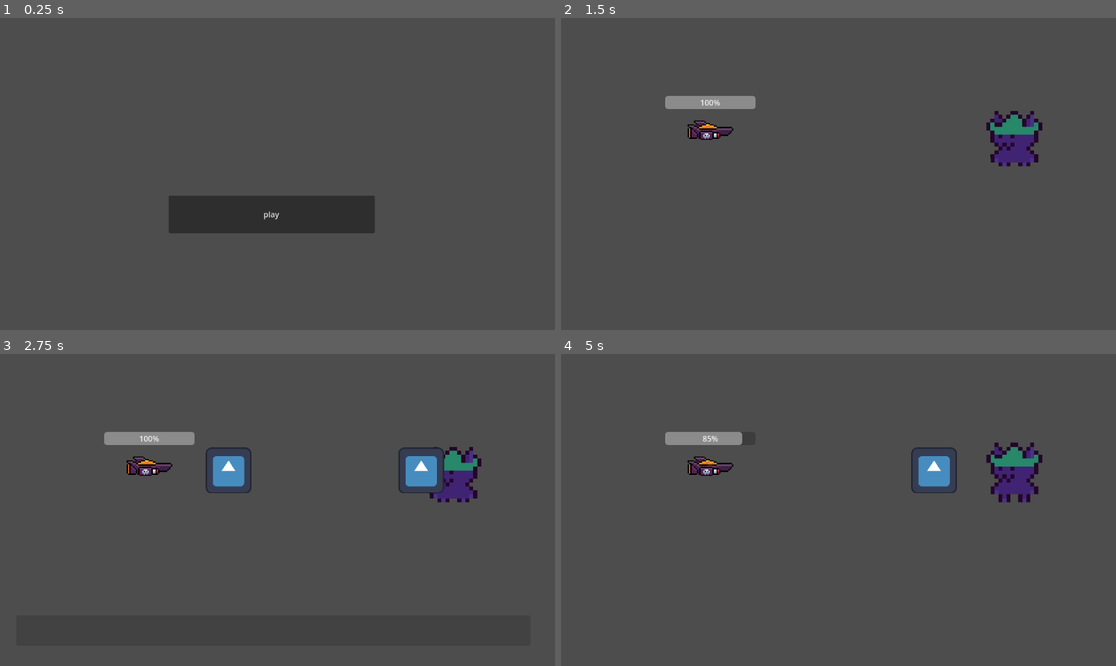
Above: before the commit, frames 1-4 (two rows, left to right).
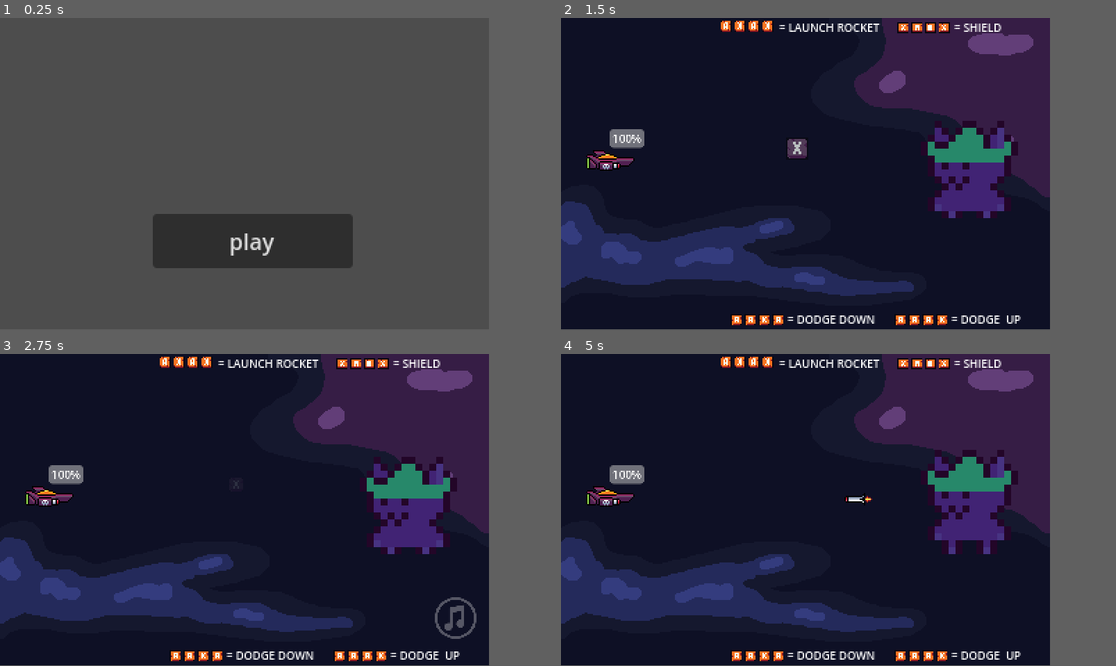
Above: after the commit, the same moments.

Repository: suddenbackward/versionsonV1
Game: Godot game, scene res://Scenes/main_menu.tscn
The game is run twice, just before and just after one commit, with the same random seed, the same clock (stepped at 60 frames per second) and the same inputs. The engine's default icon, where the game draws it, is replaced by a stand-in: a white triangle on a blue panel in a dark square.
Inputs:
- Up to frame 1 (0.25 s): no input
- Up to frame 2 (1.5 s): click "play" at 0.5 s; tap Enter at 1.25 s; tap X at 1.35 s
- Up to frame 3 (2.75 s): tap E at 1.55, 2.1 s; hold A from 2.03 s (still down); tap X at 2.3 s
- Up to frame 4 (5 s): release A at 2.78 s; tap X at 2.85, 3.8, 4.35 s; tap E at 3.05, 3.6, 4.55 s; hold A from 4.28 s (still down)
In our replay, the window is 799x449 before the commit and 704x448 after it. These sizes can differ from the game's own. Grey fills any space a smaller window leaves; there, only what the larger window draws over its background counts as a difference.

The runs differ from the first frame. In frame 1, 6.5% of the frame differs, in the area x 27-68%, y 57-81%; in frame 2, 88%; in frame 3, 87%; in frame 4, 88%, in the area x 0-89%, y 0-100%.

Commit message:
added sprites and better input display handling

Diff:
--- a/Scenes/input_key.tscn
+++ b/Scenes/input_key.tscn
@@ -1,10 +1,16 @@
-[gd_scene load_steps=3 format=3 uid="uid://c41g80u7m38gk"]
+[gd_scene load_steps=4 format=3 uid="uid://c41g80u7m38gk"]
 
 [ext_resource type="Texture2D" uid="uid://b7kp34l6jddug" path="res://Sprites/input_success.png" id="1_lhd27"]
 [ext_resource type="Script" path="res://Scripts/input_key.gd" id="2_f4ya4"]
+[ext_resource type="Script" path="res://Scripts/input_sound.gd" id="3_4tvm1"]
 
 [node name="InputKey" type="Sprite2D"]
+position = Vector2(154, 78)
+scale = Vector2(1.2, 1.2)
 texture = ExtResource("1_lhd27")
 region_enabled = true
 region_rect = Rect2(0, 0, 16, 16)
 script = ExtResource("2_f4ya4")
+
+[node name="InputSound" type="AudioStreamPlayer" parent="."]
+script = ExtResource("3_4tvm1")
--- a/Scenes/laser.tscn
+++ b/Scenes/laser.tscn
@@ -1,10 +1,67 @@
-[gd_scene load_steps=4 format=3 uid="uid://bcmfqttvywd4"]
+[gd_scene load_steps=12 format=3 uid="uid://bcmfqttvywd4"]
 
 [ext_resource type="Script" path="res://Scripts/laser.gd" id="1_u50h0"]
-[ext_resource type="Texture2D" uid="uid://oqilnv4cguku" path="res://icon.svg" id="2_nxu5g"]
+[ext_resource type="Texture2D" uid="uid://qfbehfsw2yhv" path="res://Sprites/rocket.png" id="2_c162e"]
 
 [sub_resource type="CircleShape2D" id="CircleShape2D_h08k7"]
-radius = 48.3011
+radius = 12.0416
+
+[sub_resource type="AtlasTexture" id="AtlasTexture_0jg16"]
+atlas = ExtResource("2_c162e")
+region = Rect2(0, 0, 32, 16)
+
+[sub_resource type="AtlasTexture" id="AtlasTexture_q4lal"]
+atlas = ExtResource("2_c162e")
+region = Rect2(32, 0, 32, 16)
+
+[sub_resource type="AtlasTexture" id="AtlasTexture_2unpv"]
+atlas = ExtResource("2_c162e")
+region = Rect2(64, 0, 32, 16)
+
+[sub_resource type="AtlasTexture" id="AtlasTexture_nduwu"]
+atlas = ExtResource("2_c162e")
+region = Rect2(96, 0, 32, 16)
+
+[sub_resource type="AtlasTexture" id="AtlasTexture_qu7o2"]
+atlas = ExtResource("2_c162e")
+region = Rect2(128, 0, 32, 16)
+
+[sub_resource type="AtlasTexture" id="AtlasTexture_n7d18"]
+atlas = ExtResource("2_c162e")
+region = Rect2(160, 0, 32, 16)
+
+[sub_resource type="AtlasTexture" id="AtlasTexture_qsvn6"]
+atlas = ExtResource("2_c162e")
+region = Rect2(192, 0, 32, 16)
+
+[sub_resource type="SpriteFrames" id="SpriteFrames_jjg2a"]
+animations = [{
+"frames": [{
+"duration": 1.0,
+"texture": SubResource("AtlasTexture_0jg16")
+}, {
+"duration": 1.0,
+"texture": SubResource("AtlasTexture_q4lal")
+}, {
+"duration": 1.0,
+"texture": SubResource("AtlasTexture_2unpv")
+}, {
+"duration": 1.0,
+"texture": SubResource("AtlasTexture_nduwu")
+}, {
+"duration": 1.0,
+"texture": SubResource("AtlasTexture_qu7o2")
+}, {
+"duration": 1.0,
+"texture": SubResource("AtlasTexture_n7d18")
+}, {
+"duration": 1.0,
+"texture": SubResource("AtlasTexture_qsvn6")
+}],
+"loop": true,
+"name": &"default",
+"speed": 5.0
+}]
 
 [node name="Laser" type="Area2D"]
 script = ExtResource("1_u50h0")
@@ -12,7 +69,7 @@
 [node name="CollisionShape2D" type="CollisionShape2D" parent="."]
 shape = SubResource("CircleShape2D_h08k7")
 
-[node name="Sprite2D" type="Sprite2D" parent="."]
-position = Vector2(-1.90735e-06, 1.90735e-06)
-scale = Vector2(0.742188, 0.742188)
-texture = ExtResource("2_nxu5g")
+[node name="AnimatedSprite2D" type="AnimatedSprite2D" parent="."]
+rotation = 3.14159
+sprite_frames = SubResource("SpriteFrames_jjg2a")
+autoplay = "default"
--- a/Scenes/main_menu.tscn
+++ b/Scenes/main_menu.tscn
@@ -12,9 +12,9 @@
 
 [node name="Button" type="Button" parent="."]
 layout_mode = 0
-offset_left = 350.0
-offset_top = 369.0
-offset_right = 778.0
-offset_bottom = 447.0
+offset_left = 110.0
+offset_top = 141.0
+offset_right = 254.0
+offset_bottom = 180.0
 text = "play"
 script = ExtResource("1_xapqj")
--- a/Scenes/node_2d.tscn
+++ b/Scenes/node_2d.tscn
@@ -1,18 +1,59 @@
-[gd_scene load_steps=16 format=3 uid="uid://d0dqpb3ktk2ij"]
+[gd_scene load_steps=27 format=3 uid="uid://d0dqpb3ktk2ij"]
 
 [ext_resource type="Script" path="res://Scripts/main.gd" id="1_dp077"]
+[ext_resource type="Texture2D" uid="uid://cuvwmc4gb45a0" path="res://Sprites/background.png" id="2_ujmm0"]
 [ext_resource type="AudioStream" uid="uid://dph2ktqdkelst" path="res://Sounds/looming.wav" id="2_y2i4i"]
-[ext_resource type="Texture2D" uid="uid://bnsyfwsbgmtle" path="res://Sprites/spaceship.png" id="3_ogdgn"]
 [ext_resource type="Script" path="res://Scripts/player.gd" id="3_xeqbp"]
 [ext_resource type="Texture2D" uid="uid://b7egl7w2mjh1n" path="res://Frames/prplcat3.png" id="3_ybe8l"]
 [ext_resource type="Script" path="res://Scripts/progress_bar.gd" id="5_3fpsl"]
+[ext_resource type="Texture2D" uid="uid://ddmrj6psaiir8" path="res://Sprites/idle.png" id="5_uvjbo"]
 [ext_resource type="Script" path="res://Scripts/enemy.gd" id="6_7ob1a"]
 [ext_resource type="Script" path="res://Scripts/beat_timer.gd" id="6_oevdq"]
 [ext_resource type="Script" path="res://Scripts/rythm_bar.gd" id="6_w8jrg"]
-[ext_resource type="Script" path="res://Scripts/input_sound.gd" id="8_01vdw"]
+[ext_resource type="Texture2D" uid="uid://cw88ujlahhjrw" path="res://Sprites/input_attack.png" id="12_kas7k"]
+[ext_resource type="Texture2D" uid="uid://djd2guly3oxbp" path="res://Sprites/white_musicOn.png" id="12_uw83d"]
+[ext_resource type="Texture2D" uid="uid://86rsb7tmjcqa" path="res://Sprites/input_dodge_down.png" id="13_5g4uu"]
+[ext_resource type="Texture2D" uid="uid://b8drw7wgxvkvw" path="res://Sprites/input_dodge_up.png" id="14_ul7yo"]
+[ext_resource type="Texture2D" uid="uid://cnqqtvlj4ysia" path="res://Sprites/input_shield.png" id="15_blxpr"]
+
+[sub_resource type="LabelSettings" id="LabelSettings_i4e32"]
+line_spacing = 0.0
+font_size = 8
 
 [sub_resource type="RectangleShape2D" id="RectangleShape2D_44moi"]
-size = Vector2(96, 71)
+size = Vector2(38, 22)
+
+[sub_resource type="AtlasTexture" id="AtlasTexture_2n3s8"]
+atlas = ExtResource("5_uvjbo")
+region = Rect2(0, 0, 48, 32)
+
+[sub_resource type="AtlasTexture" id="AtlasTexture_hmgwh"]
+atlas = ExtResource("5_uvjbo")
+region = Rect2(48, 0, 48, 32)
+
+[sub_resource type="AtlasTexture" id="AtlasTexture_kalqp"]
+atlas = ExtResource("5_uvjbo")
+region = Rect2(96, 0, 48, 32)
+
+[sub_resource type="SpriteFrames" id="SpriteFrames_7vjrr"]
+animations = [{
+"frames": [{
+"duration": 1.0,
+"texture": SubResource("AtlasTexture_2n3s8")
+}, {
+"duration": 1.0,
+"texture": SubResource("AtlasTexture_hmgwh")
+}, {
+"duration": 1.0,
+"texture": SubResource("AtlasTexture_2n3s8")
+}, {
+"duration": 1.0,
+"texture": SubResource("AtlasTexture_kalqp")
+}],
+"loop": true,
+"name": &"default",
+"speed": 5.0
+}]
 
 [sub_resource type="AtlasTexture" id="AtlasTexture_qjv1c"]
 atlas = ExtResource("3_ybe8l")
@@ -37,19 +78,109 @@
 }]
 
 [sub_resource type="RectangleShape2D" id="RectangleShape2D_t8ley"]
-size = Vector2(105, 124)
+size = Vector2(71.5, 83)
+
+[sub_resource type="StyleBoxTexture" id="StyleBoxTexture_1b1nq"]
+texture = ExtResource("12_uw83d")
 
 [node name="Main" type="Node2D"]
 script = ExtResource("1_dp077")
 
+[node name="TextureRect" type="TextureRect" parent="."]
+light_mask = 0
+offset_right = 352.0
+offset_bottom = 224.0
+texture = ExtResource("2_ujmm0")
+
+[node name="Control" type="Control" parent="."]
+layout_mode = 3
+anchors_preset = 0
+offset_left = 115.0
+offset_top = 3.0
+offset_right = 349.0
+offset_bottom = 222.0
+
+[node name="Label" type="Label" parent="Control"]
+layout_mode = 0
+offset_left = 42.0
+offset_top = -2.0
+offset_right = 116.0
+offset_bottom = 10.0
+text = "= launch rocket"
+label_settings = SubResource("LabelSettings_i4e32")
+uppercase = true
+
+[node name="TextureRect" type="TextureRect" parent="Control"]
+layout_mode = 0
+offset_top = -1.0
+offset_right = 76.0
+offset_bottom = 15.0
+scale = Vector2(0.5, 0.5)
+texture = ExtResource("12_kas7k")
+stretch_mode = 2
+
+[node name="TextureRect2" type="TextureRect" parent="Control"]
+layout_mode = 0
+offset_left = 7.0
+offset_top = 210.0
+offset_right = 83.0
+offset_bottom = 226.0
+scale = Vector2(0.5, 0.5)
+texture = ExtResource("13_5g4uu")
+stretch_mode = 2
+
+[node name="TextureRect3" type="TextureRect" parent="Control"]
+layout_mode = 0
+offset_left = 125.0
+offset_top = 210.0
+offset_right = 201.0
+offset_bottom = 226.0
+scale = Vector2(0.5, 0.5)
+texture = ExtResource("14_ul7yo")
+stretch_mode = 2
+
+[node name="TextureRect4" type="TextureRect" parent="Control"]
+layout_mode = 0
+offset_left = 127.0
+offset_right = 203.0
+offset_bottom = 16.0
+scale = Vector2(0.5, 0.5)
+texture = ExtResource("15_blxpr")
+stretch_mode = 2
+
+[node name="Label2" type="Label" parent="Control"]
+layout_mode = 0
+offset_left = 168.0
+offset_top = -2.0
+offset_right = 242.0
+offset_bottom = 10.0
+text = "= shield"
+label_settings = SubResource("LabelSettings_i4e32")
+uppercase = true
+
+[node name="Label3" type="Label" parent="Control"]
+layout_mode = 0
+offset_left = 48.0
+offset_top = 208.0
+offset_right = 122.0
+offset_bottom = 220.0
+text = "= dodge down"
+label_settings = SubResource("LabelSettings_i4e32")
+uppercase = true
+
+[node name="Label4" type="Label" parent="Control"]
+layout_mode = 0
+offset_left = 166.0
+offset_top = 208.0
+offset_right = 240.0
+offset_bottom = 220.0
+text = "= dodge  up"
+label_settings = SubResource("LabelSettings_i4e32")
+uppercase = true
+
 [node name="Player" type="CharacterBody2D" parent="."]
-position = Vector2(310, 236)
+position = Vector2(35, 104)
 script = ExtResource("3_xeqbp")
-
-[node name="Sprite2D" type="Sprite2D" parent="Player"]
-position = Vector2(-0.999996, 1)
-scale = Vector2(2.71875, 2.71875)
-texture = ExtResource("3_ogdgn")
 
 [node name="CollisionShape2D" type="CollisionShape2D" parent="Player"]
 shape = SubResource("RectangleShape2D_44moi")
@@ -60,44 +191,30 @@
 anchor_top = -3.673
 anchor_right = 10.685
 anchor_bottom = -1.986
-offset_left = -94.0
-offset_top = -74.0
-offset_right = 94.0
-offset_bottom = -47.0
+offset_top = -24.0
+offset_right = 50.0
+offset_bottom = 3.0
+scale = Vector2(0.5, 0.5)
 script = ExtResource("5_3fpsl")
 player = NodePath("..")
 metadata/_edit_use_anchors_ = true
 
-[node name="RythmBar" type="Panel" parent="Player"]
-offset_left = -276.0
-offset_top = 307.0
-offset_right = 791.0
-offset_bottom = 370.0
-grow_horizontal = 2
-grow_vertical = 0
-script = ExtResource("6_w8jrg")
-
-[node name="BeatTimer" type="Timer" parent="Player/RythmBar"]
-script = ExtResource("6_oevdq")
-
-[node name="AudioStreamPlayer" type="AudioStreamPlayer" parent="Player/RythmBar"]
-stream = ExtResource("2_y2i4i")
-volume_db = -16.745
-
-[node name="SubBeatTimer" type="Timer" parent="Player/RythmBar"]
-
-[node name="InputSound" type="AudioStreamPlayer" parent="Player/RythmBar"]
-script = ExtResource("8_01vdw")
+[node name="AnimatedSprite2D" type="AnimatedSprite2D" parent="Player"]
+sprite_frames = SubResource("SpriteFrames_7vjrr")
+autoplay = "default"
+frame = 3
+frame_progress = 1.0
 
 [node name="Enemy" type="CharacterBody2D" parent="."]
-position = Vector2(941, 242)
+position = Vector2(294, 104)
 script = ExtResource("6_7ob1a")
 
 [node name="EnemyTimer" type="Timer" parent="Enemy"]
+wait_time = 3.5
 
 [node name="AnimatedSprite2D" type="AnimatedSprite2D" parent="Enemy"]
-position = Vector2(-1.19209e-07, 9.53674e-07)
-scale = Vector2(8.25, 8.25)
+position = Vector2(1.90735e-06, 1.90735e-06)
+scale = Vector2(5, 5)
 sprite_frames = SubResource("SpriteFrames_t77k7")
 autoplay = "default"
 frame = 1
@@ -105,9 +222,25 @@
 flip_h = true
 
 [node name="CollisionShape2D" type="CollisionShape2D" parent="Enemy"]
-position = Vector2(1.5, 6)
 shape = SubResource("RectangleShape2D_t8ley")
 
-[connection signal="timeout" from="Player/RythmBar/BeatTimer" to="Player/RythmBar" method="_on_beat_timer_timeout"]
-[connection signal="timeout" from="Player/RythmBar/SubBeatTimer" to="Player/RythmBar" method="_on_sub_beat_timer_timeout"]
+[node name="RythmBar" type="Panel" parent="."]
+offset_left = 313.0
+offset_top = 175.0
+offset_right = 343.0
+offset_bottom = 205.0
+theme_override_styles/panel = SubResource("StyleBoxTexture_1b1nq")
+script = ExtResource("6_w8jrg")
+
+[node name="BeatTimer" type="Timer" parent="RythmBar"]
+script = ExtResource("6_oevdq")
+
+[node name="AudioStreamPlayer" type="AudioStreamPlayer" parent="RythmBar"]
+stream = ExtResource("2_y2i4i")
+volume_db = -16.745
+
+[node name="SubBeatTimer" type="Timer" parent="RythmBar"]
+
 [connection signal="timeout" from="Enemy/EnemyTimer" to="Enemy" method="_on_enemy_timer_timeout"]
+[connection signal="timeout" from="RythmBar/BeatTimer" to="RythmBar" method="_on_beat_timer_timeout"]
+[connection signal="timeout" from="RythmBar/SubBeatTimer" to="RythmBar" method="_on_sub_beat_timer_timeout"]
--- a/Scenes/rocket.tscn
+++ b/Scenes/rocket.tscn
@@ -1,10 +1,67 @@
-[gd_scene load_steps=4 format=3 uid="uid://c7pwsfw6w56lp"]
+[gd_scene load_steps=12 format=3 uid="uid://c7pwsfw6w56lp"]
 
 [ext_resource type="Script" path="res://Scripts/rocket.gd" id="1_csgy8"]
-[ext_resource type="Texture2D" uid="uid://oqilnv4cguku" path="res://icon.svg" id="2_b7qro"]
+[ext_resource type="Texture2D" uid="uid://qfbehfsw2yhv" path="res://Sprites/rocket.png" id="2_x256y"]
 
 [sub_resource type="CircleShape2D" id="CircleShape2D_j65k6"]
 radius = 14.1421
+
+[sub_resource type="AtlasTexture" id="AtlasTexture_ft1ml"]
+atlas = ExtResource("2_x256y")
+region = Rect2(0, 0, 32, 16)
+
+[sub_resource type="AtlasTexture" id="AtlasTexture_65t48"]
+atlas = ExtResource("2_x256y")
+region = Rect2(32, 0, 32, 16)
+
+[sub_resource type="AtlasTexture" id="AtlasTexture_eahqt"]
+atlas = ExtResource("2_x256y")
+region = Rect2(64, 0, 32, 16)
+
+[sub_resource type="AtlasTexture" id="AtlasTexture_b0opm"]
+atlas = ExtResource("2_x256y")
+region = Rect2(96, 0, 32, 16)
+
+[sub_resource type="AtlasTexture" id="AtlasTexture_vcl6x"]
+atlas = ExtResource("2_x256y")
+region = Rect2(128, 0, 32, 16)
+
+[sub_resource type="AtlasTexture" id="AtlasTexture_adpkr"]
+atlas = ExtResource("2_x256y")
+region = Rect2(160, 0, 32, 16)
+
+[sub_resource type="AtlasTexture" id="AtlasTexture_wkw37"]
+atlas = ExtResource("2_x256y")
+region = Rect2(192, 0, 32, 16)
+
+[sub_resource type="SpriteFrames" id="SpriteFrames_xeq85"]
+animations = [{
+"frames": [{
+"duration": 1.0,
+"texture": SubResource("AtlasTexture_ft1ml")
+}, {
+"duration": 1.0,
+"texture": SubResource("AtlasTexture_65t48")
+}, {
+"duration": 1.0,
+"texture": SubResource("AtlasTexture_eahqt")
+}, {
+"duration": 1.0,
+"texture": SubResource("AtlasTexture_b0opm")
+}, {
+"duration": 1.0,
+"texture": SubResource("AtlasTexture_vcl6x")
+}, {
+"duration": 1.0,
+"texture": SubResource("AtlasTexture_adpkr")
+}, {
+"duration": 1.0,
+"texture": SubResource("AtlasTexture_wkw37")
+}],
+"loop": true,
+"name": &"default",
+"speed": 5.0
+}]
 
 [node name="Rocket" type="Area2D"]
 script = ExtResource("1_csgy8")
@@ -12,6 +69,7 @@
 [node name="CollisionShape2D" type="CollisionShape2D" parent="."]
 shape = SubResource("CircleShape2D_j65k6")
 
-[node name="Sprite2D" type="Sprite2D" parent="."]
-scale = Vector2(0.203125, 0.203125)
-texture = ExtResource("2_b7qro")
+[node name="AnimatedSprite2D" type="AnimatedSprite2D" parent="."]
+sprite_frames = SubResource("SpriteFrames_xeq85")
+autoplay = "default"
+frame_progress = 0.326572
--- a/Scripts/enemy.gd
+++ b/Scripts/enemy.gd
@@ -7,8 +7,21 @@
 func _ready() -> void:
 	enemy_timer.start()
 
+
+func take_damage(damage: int) -> void:
+	super(damage)
+	if health <= 0:
+		get_tree().change_scene_to_file("res://Scenes/main_menu.tscn")
+
+
 func _on_enemy_timer_timeout() -> void:
 	shoot_laser()
+	if randf() < 0.5:
+		enemy_timer.wait_time = 3
+		# angry
+	else:
+		enemy_timer.wait_time = 2
+		# less angry
 
 func shoot_laser():
 	var laser_scene = preload("res://Scenes/laser.tscn")
--- a/Scripts/entity.gd
+++ b/Scripts/entity.gd
@@ -7,8 +7,8 @@
 var has_shield: bool = false
 
 
-func take_damage():
+func take_damage(damage: int):
 	if !has_shield:
-		health -= 20
+		health -= damage
 	else:
-		health -= 5
+		health -= damage / 2
--- a/Scripts/input_key.gd
+++ b/Scripts/input_key.gd
@@ -1,18 +1,31 @@
 extends Sprite2D
+
+@onready var input_sound = $InputSound
 
 @export var fade_time: float = 0.5  # Time in seconds for the fade-out
 @export var fall_distance: float = 50  # Distance to fall
 
+var is_success = false
+var key = ''
+
+
 func _ready():
+	if !is_success:
+		texture = load("res://Sprites/input_failed.png")
+
+	match key:
+		'A': region_rect = Rect2(0, 0, 16, 16)
+		'X': region_rect = Rect2(32, 0, 16, 16); position += Vector2(16, 16)
+
 	# Start the effect when the scene is ready
 	modulate = Color(1, 1, 1, 1)  # Make sure the sprite is fully visible
-	position.y -= fall_distance  # Start the sprite higher
 	fall_and_fade()
+
 
 func fall_and_fade():
 	# Animate the fall
 	var fall_tween = create_tween()
-	fall_tween.tween_property(self, "position:y", position.y + fall_distance, fade_time)
+	fall_tween.tween_property(self, "scale", scale - scale /2, fade_time)
 
 	# Animate the fade-out
 	var fade_tween = create_tween()
@@ -20,3 +33,11 @@
 
 	# Optionally, queue free after fading
 	fade_tween.tween_callback(Callable(self, "queue_free"))
+
+
+func set_key(input_key: String):
+	key = input_key
+
+
+func set_is_success():
+	is_success = true
--- a/Scripts/laser.gd
+++ b/Scripts/laser.gd
@@ -8,9 +8,9 @@
 
 func _on_body_entered(body):
 	if body is Player:
-		body.take_damage()
+		body.take_damage(100)
 		queue_free()
 
 
 func _physics_process(delta: float) -> void:
-	position += Vector2(-400, 0) * delta
+	position += Vector2(-90, 0) * delta
--- a/Scripts/player.gd
+++ b/Scripts/player.gd
@@ -21,20 +21,20 @@
 	has_shield = false
 
 
-func take_damage() -> void:
-	super()
+func take_damage(damage: int) -> void:
+	super(damage)
 	health_changed.emit()
 	if health <= 0:
 		get_tree().change_scene_to_file("res://Scenes/main_menu.tscn")
 
 
 func dodge_up() -> void:
-	position = initial_position + Vector2(0, -100)
+	position = initial_position + Vector2(0, -60)
 	await get_tree().create_timer(2.0).timeout
 	position = initial_position
 
 
 func dodge_down() -> void:
-	position = initial_position + Vector2(0, 100)
+	position = initial_position + Vector2(0, 60)
 	await get_tree().create_timer(2.0).timeout
 	position = initial_position
--- a/Scripts/rocket.gd
+++ b/Scripts/rocket.gd
@@ -8,9 +8,9 @@
 
 func _on_body_entered(body):
 	if body is Enemy:
-		body.take_damage()
+		body.take_damage(100)
 		queue_free()
 
 
 func _physics_process(delta: float) -> void:
-	position += Vector2(400, 0) * delta
+	position += Vector2(200, 0) * delta
--- a/Scripts/rythm_bar.gd
+++ b/Scripts/rythm_bar.gd
@@ -3,8 +3,7 @@
 @onready var beat_timer = $BeatTimer
 @onready var sub_beat_timer = $SubBeatTimer
 @onready var audio = $AudioStreamPlayer
-@onready var input_sound = $InputSound
-@onready var player: Player = get_parent()
+@onready var player: Player = get_parent().get_node("Player")
 
 var last_key_pressed = ''
 var queue = []
@@ -35,24 +34,27 @@
 	if event is InputEventKey and event.pressed:
 		if event.keycode == KEY_A:
 			handle_input('A')
-		elif event.keycode == KEY_E:
-			handle_input('E')
+		elif event.keycode == KEY_X:
+			handle_input('X')
 
 
 func handle_input(key: String) -> void:
-	var sprite_scene = load("res://Scenes/input_key.tscn")
-	var sprite_instance = sprite_scene.instantiate()
-	get_parent().add_child(sprite_instance)
+	# charge la scène pour afficher l'input à l'écran
+	var input_scene = load("res://Scenes/input_key.tscn")
+	var input_key_instance = input_scene.instantiate()
+	input_key_instance.set_key(key)
 
 	var threshold = beat_timer.wait_time / 4
 	if beat_timer.time_left <= threshold * 3 and beat_timer.time_left >= threshold:
 		# input pas sur le beat
-		input_sound.play_failed()
 		queue.clear()
 	else:
 		# success
-		input_sound.play_success()
+		input_key_instance.set_is_success()
 		last_key_pressed = key
+
+	# affiche la touche à l'écran
+	get_parent().add_child(input_key_instance)
 
 
 func blink() -> void:
@@ -63,7 +65,9 @@
 
 func check_combo() -> void:
 	match queue:
-		['A', 'E', 'A', 'E']: player.fire_rocket(); queue.clear()
-		['E', 'A', 'A', 'E']: player.activate_shield(); queue.clear()
-		['A', 'A', 'A', 'E']: player.dodge_up(); queue.clear()
-		['A', 'A', 'E', 'A']: player.dodge_down(); queue.clear()
+		['A', 'X', 'A', 'X']: player.fire_rocket(); queue.clear()
+		['X', 'A', 'A', 'X']: player.activate_shield(); queue.clear()
+		['A', 'A', 'A', 'X']: player.dodge_up(); queue.clear()
+		['A', 'A', 'X', 'A']: player.dodge_down(); queue.clear()
+	if len(queue) >= 4:
+		queue.clear()
--- a/project.godot
+++ b/project.godot
@@ -15,6 +15,14 @@
 config/features=PackedStringArray("4.3", "Forward Plus")
 config/icon="res://icon.svg"
 
+[display]
+
+window/size/viewport_width=704
+window/size/viewport_height=448
+window/size/resizable=false
+window/stretch/mode="viewport"
+window/stretch/scale=2.0
+
 [rendering]
 
 textures/canvas_textures/default_texture_filter=0
Binary file added: Sprites/background.png
Not shown, added: Sprites/background.png.import
Binary file added: Sprites/idle.png
Not shown, added: Sprites/idle.png.import
Binary file added: Sprites/input_attack.png
Not shown, added: Sprites/input_attack.png.import
Binary file added: Sprites/input_dodge_down.png
Not shown, added: Sprites/input_dodge_down.png.import
Binary file added: Sprites/input_dodge_up.png
Not shown, added: Sprites/input_dodge_up.png.import
Binary file added: Sprites/input_failed.png
Not shown, added: Sprites/input_failed.png.import
(and 9 more such lines)
